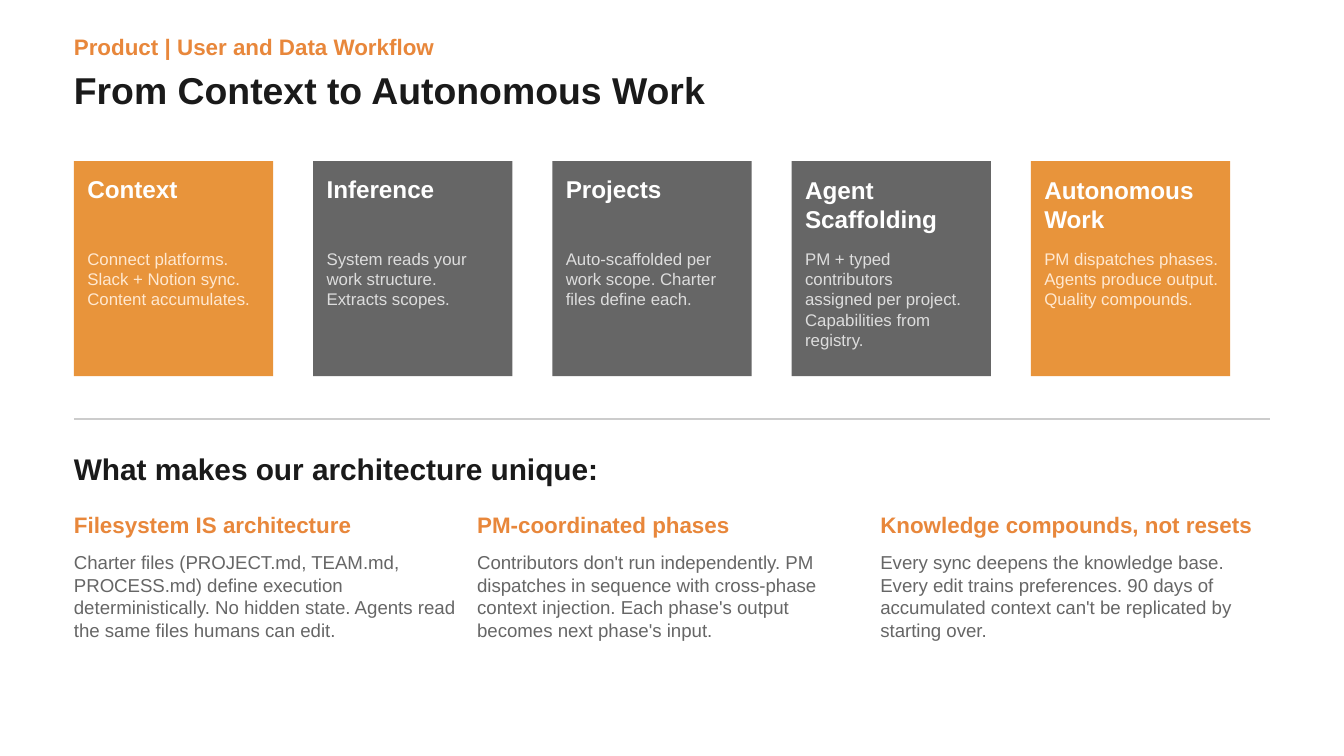
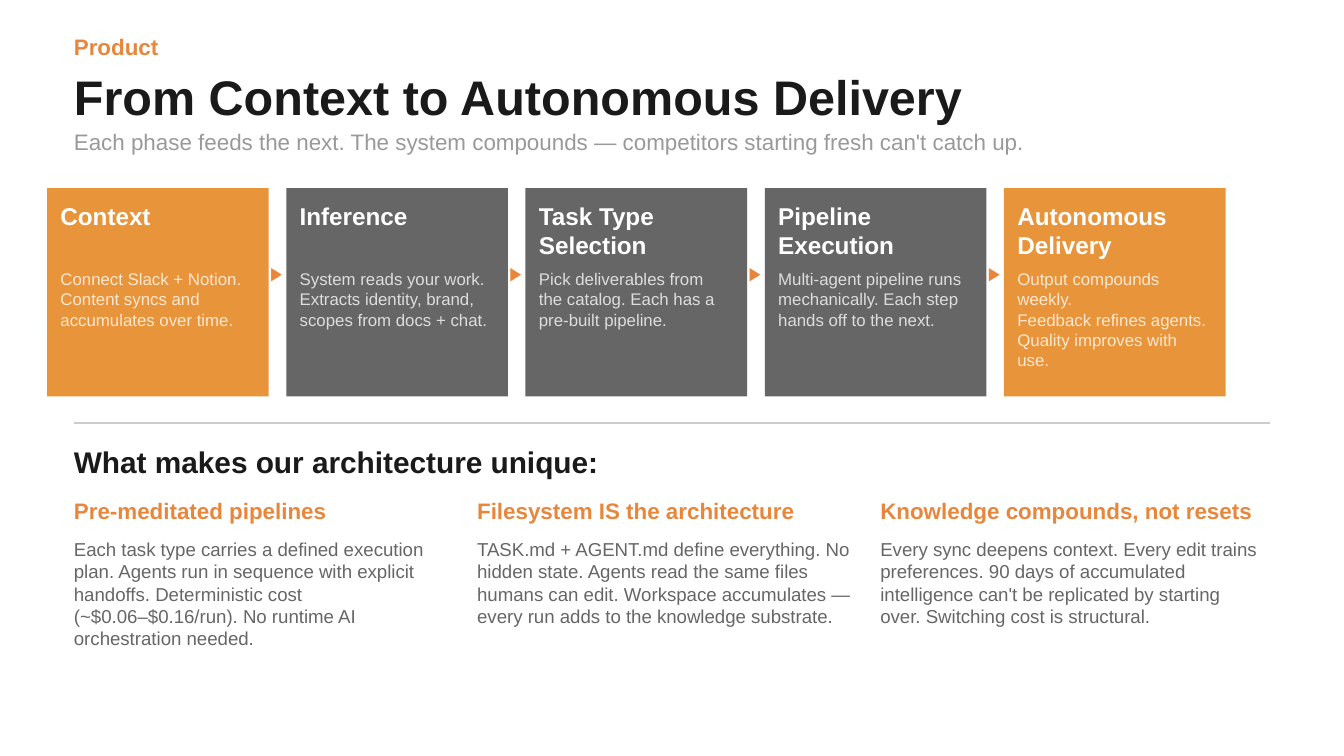
Before and after one commit to Kvkthecreator/yarnnnn, a slide deck: slide 10 of docs/working_docs/investors/IR Deck - yarnnn - March 2026 v5.pptx (slide 8 before the commit). Drawn at 1344x756 pixels with LibreOffice and Linux fonts; fonts in the diff are those of the drawing. Boxes give left, top, right and bottom in pixels: in the first picture for what was removed or moved away, otherwise in the second. Text is boxed around its words. In the diff, an @@ line names an element or a change of style, - is before the commit and + after.

```diff
--- a/docs/working_docs/investors/IR Deck - yarnnn - March 2026 v5.pptx
+++ b/docs/working_docs/investors/IR Deck - yarnnn - March 2026 v5.pptx
@@ text at box(74, 38, 158, 55): text changed @@
-Product | User and Data Workflow
+Product
@@ text at box(74, 80, 962, 125): text changed; size 20 to 26 pt @@
-From Context to Autonomous Work
+From Context to Autonomous Delivery
@@ text added at box(74, 134, 1023, 155), 12 pt, text #999999 @@
+Each phase feeds the next. The system compounds — competitors starting fresh can't catch up.
@@ rectangle: place and size @@
-rectangle at box(74, 161, 273, 376)
+rectangle at box(47, 188, 269, 396)
@@ text "Context": place and size @@
-text "Context" at box(87, 181, 177, 199)
+text "Context" at box(60, 208, 150, 226)
@@ rectangle: place and size @@
-rectangle at box(313, 161, 512, 376)
+rectangle at box(286, 188, 508, 396)
@@ text "Inference": place and size @@
-text "Inference" at box(327, 180, 435, 198)
+text "Inference" at box(300, 207, 408, 225)
@@ rectangle: place and size @@
-rectangle at box(552, 161, 751, 376)
+rectangle at box(526, 188, 747, 396)
@@ text at box(539, 207, 654, 254): text changed @@
-Projects
+Task Type
+Selection
@@ rectangle: place and size @@
-rectangle at box(792, 161, 991, 376)
+rectangle at box(765, 188, 986, 396)
@@ text at box(778, 207, 894, 254): text changed @@
-Agent
-Scaffolding
+Pipeline
+Execution
@@ rectangle: place and size @@
-rectangle at box(1031, 161, 1230, 376)
+rectangle at box(1004, 188, 1226, 396)
@@ text at box(1017, 208, 1166, 259): text changed @@
-Autonomous
-Work
+Autonomous
+Delivery
@@ text added at box(270, 262, 286, 302), 10 pt, text #E8873B @@
+▶
@@ text added at box(509, 262, 526, 302), 10 pt, text #E8873B @@
+▶
@@ text added at box(749, 262, 765, 302), 10 pt, text #E8873B @@
+▶
@@ text added at box(988, 262, 1004, 302), 10 pt, text #E8873B @@
+▶
@@ text at box(60, 273, 241, 326): text changed @@
-Connect platforms.
-Slack + Notion sync.
-Content accumulates.
+Connect Slack + Notion.
+Content syncs and
+accumulates over time.
@@ text at box(300, 273, 487, 330): text changed @@
-System reads your
-work structure.
-Extracts scopes.
+System reads your work.
+Extracts identity, brand,
+scopes from docs + chat.
@@ text at box(539, 273, 714, 330): text changed @@
-Auto-scaffolded per
-work scope. Charter
-files define each.
+Pick deliverables from
+the catalog. Each has a
+pre-built pipeline.
@@ text at box(778, 273, 961, 326): text changed @@
-PM + typed contributors
-assigned per project.
-Capabilities from registry.
+Multi-agent pipeline runs
+mechanically. Each step
+hands off to the next.
@@ text at box(1017, 273, 1206, 366): text changed @@
-PM dispatches phases.
-Agents produce output.
-Quality compounds.
+Output compounds weekly.
+Feedback refines agents.
+Quality improves with use.
@@ text "What makes our architecture unique:": place and size @@
-text "What makes our architecture unique:" at box(74, 458, 598, 485)
+text "What makes our architecture unique:" at box(74, 451, 598, 478)
@@ line moved from (74, 419) - (1270, 419) to (74, 423) - (1270, 423) @@
@@ text at box(74, 502, 326, 524): text changed @@
-Filesystem IS architecture
+Pre-meditated pipelines
@@ text at box(477, 502, 794, 524): text changed @@
-PM-coordinated phases
+Filesystem IS the architecture
@@ text "Knowledge compounds, not resets": place and size @@
-text "Knowledge compounds, not resets" at box(880, 516, 1252, 538)
+text "Knowledge compounds, not resets" at box(880, 502, 1252, 524)
@@ text at box(74, 542, 424, 645): text changed @@
-Charter files (PROJECT.md, TEAM.md, PROCESS.md) define execution deterministically. No hidden state. Agents read the same files humans can edit.
+Each task type carries a defined execution plan. Agents run in sequence with explicit handoffs. Deterministic cost (~$0.06–$0.16/run). No runtime AI orchestration needed.
@@ text at box(477, 542, 850, 627): text changed @@
-Contributors don't run independently. PM dispatches in sequence with cross-phase context injection. Each phase's output becomes next phase's input.
+TASK.md + AGENT.md define everything. No hidden state. Agents read the same files humans can edit. Workspace accumulates — every run adds to the knowledge substrate.
@@ text at box(880, 542, 1257, 627): text changed @@
-Every sync deepens the knowledge base. Every edit trains preferences. 90 days of accumulated context can't be replicated by starting over.
+Every sync deepens context. Every edit trains preferences. 90 days of accumulated intelligence can't be replicated by starting over. Switching cost is structural.
```
Also in this commit, not shown: 6 other slides changed, 2 slides added.
